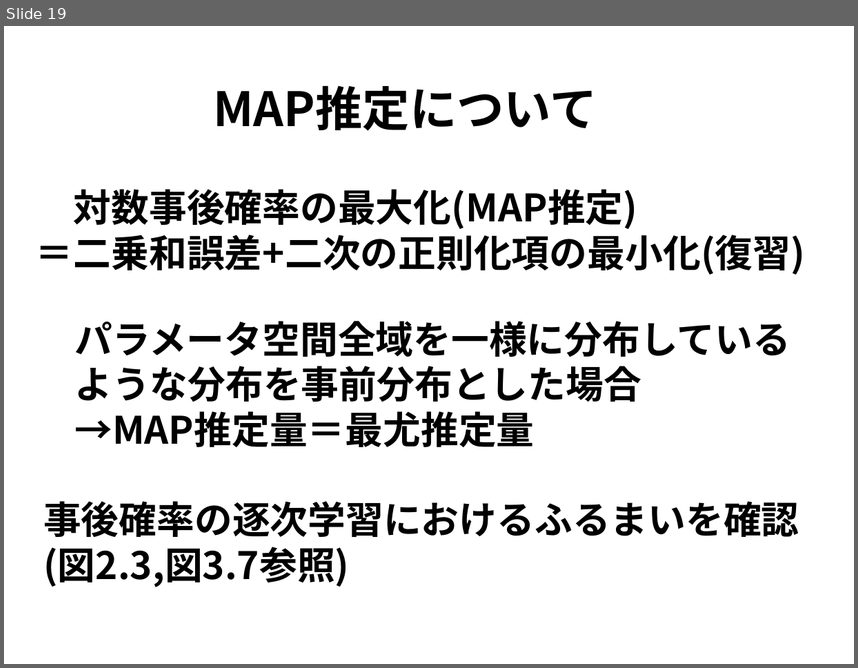
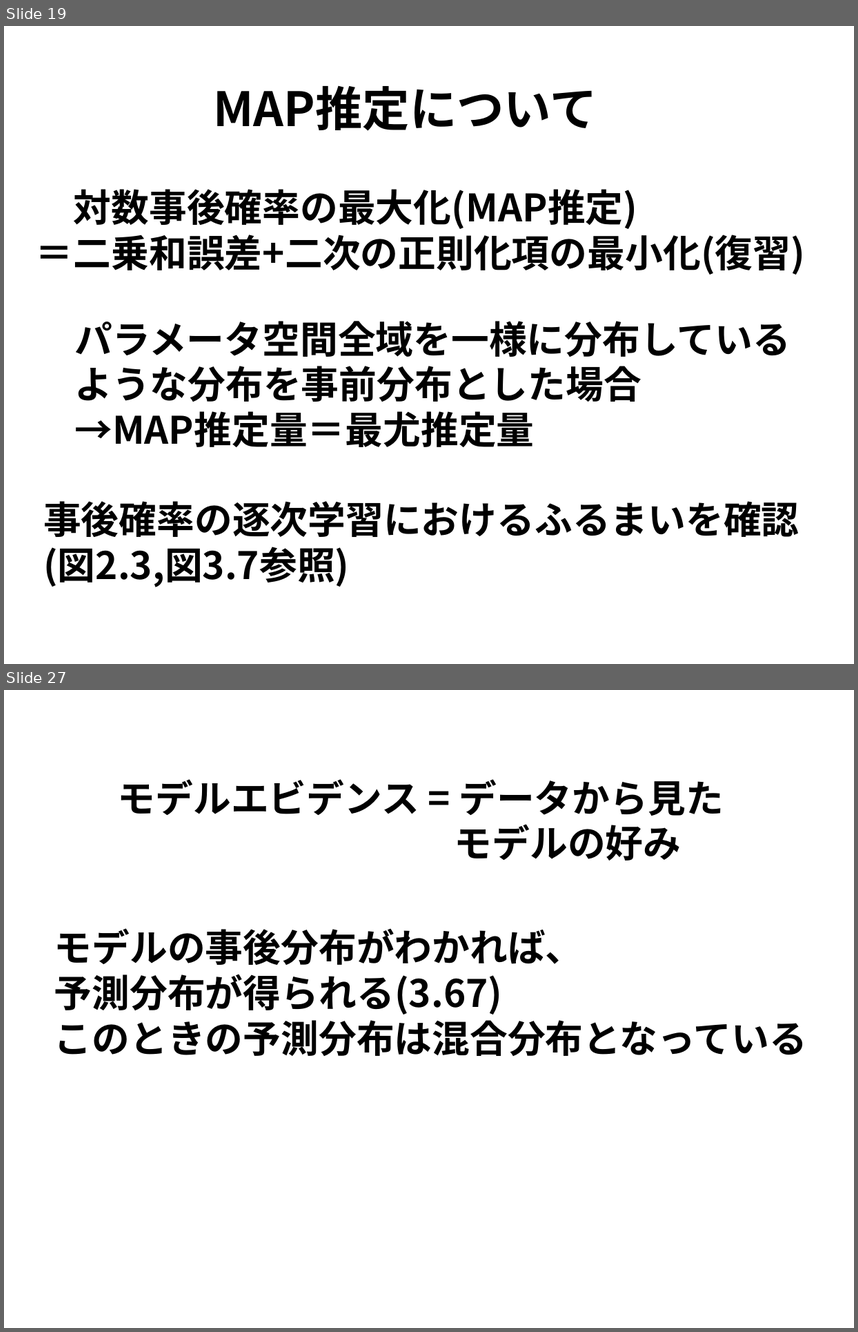
Before and after one commit to j-i-k-o/PRMLSeminar, a slide deck: 3章/PRML3章.pptx. Shown one above the other, each under a label of ours: slide 19 before the commit, slides 19 and 27 after it; the slides between them are not shown. The pictures are 858x668 and 858x1332 pixels, drawn with LibreOffice and Linux fonts; fonts in the diff are those of the drawing. Boxes give left, top, right and bottom in pixels: in the first picture for what was removed or moved away, otherwise in the second. Text is boxed around its words. In the diff, an @@ line names an element or a change of style, - is before the commit and + after.

```diff
--- a/3章/PRML3章.pptx
+++ b/3章/PRML3章.pptx
@@ slide 27 added at box(4, 690, 854, 1328), background #FFFFFF @@
@@ text added at box(118, 779, 723, 860), 32 pt, text #000000, bold @@
+モデルエビデンス = データから見た
+モデルの好み
@@ text added at box(54, 928, 807, 1056), 32 pt, text #000000, bold @@
+モデルの事後分布がわかれば、
+予測分布が得られる(3.67)
+このときの予測分布は混合分布となっている
```
Also in this commit, not shown: 7 other slides added, 1 slide removed, 1 other file.
